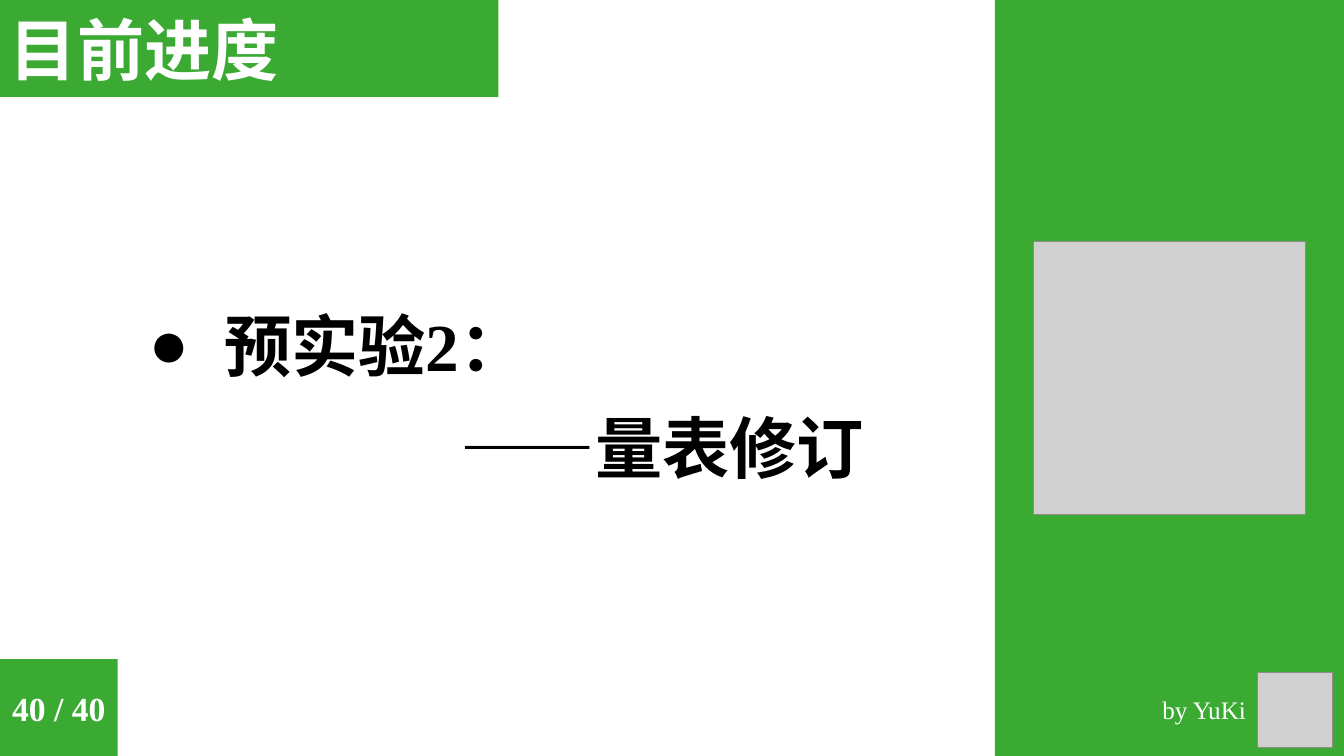
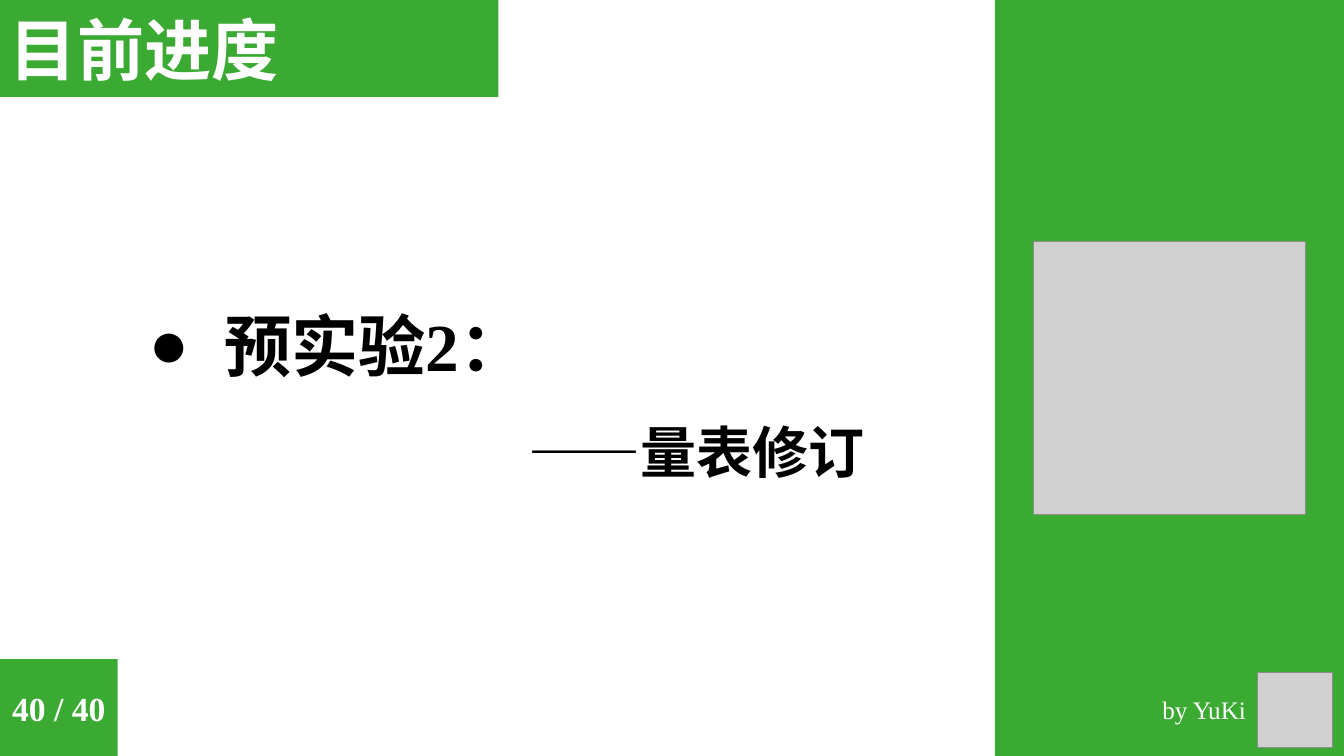
Before and after one commit to sinnyuki/SCO, a slide deck: slide 29 of 6_Reports/6_3_Midterm_Report/Midterm_Report.pptx. Drawn at 1344x756 pixels with LibreOffice and Linux fonts; fonts in the diff are those of the drawing; grey boxes stand for pictures. Boxes give left, top, right and bottom in pixels: in the first picture for what was removed or moved away, otherwise in the second. Text is boxed around its words. In the diff, an @@ line names an element or a change of style, - is before the commit and + after.

```diff
--- a/6_Reports/6_3_Midterm_Report/Midterm_Report.pptx
+++ b/6_Reports/6_3_Midterm_Report/Midterm_Report.pptx
@@ text at box(528, 425, 864, 478): size 48 to 40 pt in "——量表修订" @@
```
Also in this commit, not shown: 4 other slides changed, 15 slides added, 2 slides removed, 33 other files.
